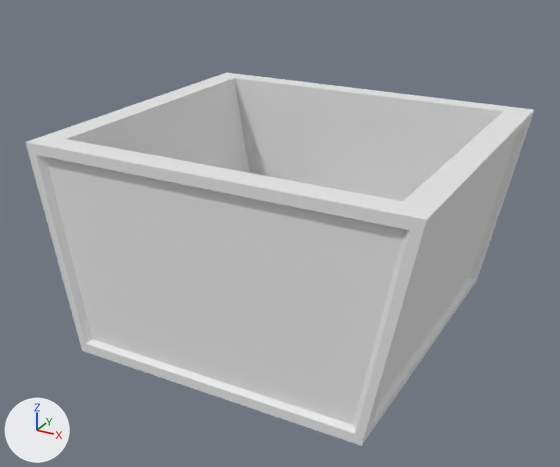
The FBX model mesh/fbx/box.fbx, before and after one commit.
The view is the same before and after, from a camera (50 mm lens) standing at (1.66, -4.02, 0.99) and looking at (-0.03, -0.95, -0.54). The lights are fixed; the arrows at lower left show +X, +Y and +Z. Where no turn or scale is listed for an object, it has been applied to the vertices.

Before the edit, the objects in view are built like this:
```python
me_cube = bpy.data.meshes.new('Cube')
me_cube.from_pydata(...)  # 113 vertices, 99 faces; spans x -0.92..0.92, y -1.66..0.0, z -1.01..0.01
me_cube.materials.append(mat_material)  # white #e7e7e7
ob_box = bpy.data.objects.new('box', me_cube)
ob_box.location = (0.0, 0.0, -0.026)
```
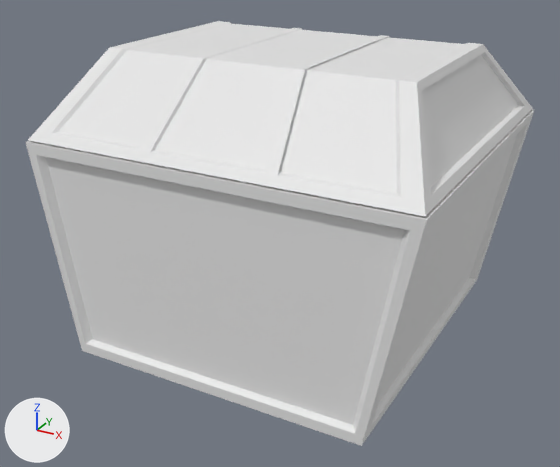
Edits to the bpy script that builds the scene:
```text
Add mat_gold:
    mat_gold = principled_material('gold')
    mat_gold.base_color = (0.8, 0.8, 0.8)  # white #e7e7e7
    mat_gold.roughness = 0.553
Add mat_groundredpattern:
    mat_groundredpattern = principled_material('groundRedPattern')
    mat_groundredpattern.base_color = (0.8, 0.8, 0.8)  # white #e7e7e7
    mat_groundredpattern.roughness = 0.553
Add mat_groundred:
    mat_groundred = principled_material('groundRed')
    mat_groundred.base_color = (0.8, 0.8, 0.8)  # white #e7e7e7
    mat_groundred.roughness = 0.553
Add me_cube_001:
    me_cube_001.from_pydata(...)  # 85 vertices, 78 faces; spans x -0.92..0.92, y -1.65..-0.01, z 0.07..0.44
    # faces by material slot: [5, 67, 6]
    me_cube_001.materials.append(mat_groundred)  # white #e7e7e7
    me_cube_001.materials.append(mat_gold)  # white #e7e7e7
    me_cube_001.materials.append(mat_groundredpattern)  # white #e7e7e7
Add ob_box_head:
    ob_box_head = bpy.data.objects.new('box_head', me_cube_001)
    ob_box_head.location = (0.0, 0.0, -0.082)
```

Location of each change, (x1, y1, x2, y2) in pixels of the pictures (560 x 467 px):
'box_head', added
    after: (28, 21, 533, 216)
    faces in mat_groundredpattern (white #e7e7e7): (59, 24, 463, 193)
    faces in mat_groundred (white #e7e7e7): (155, 30, 518, 186)
    faces in mat_gold (white #e7e7e7): (28, 21, 533, 216)
